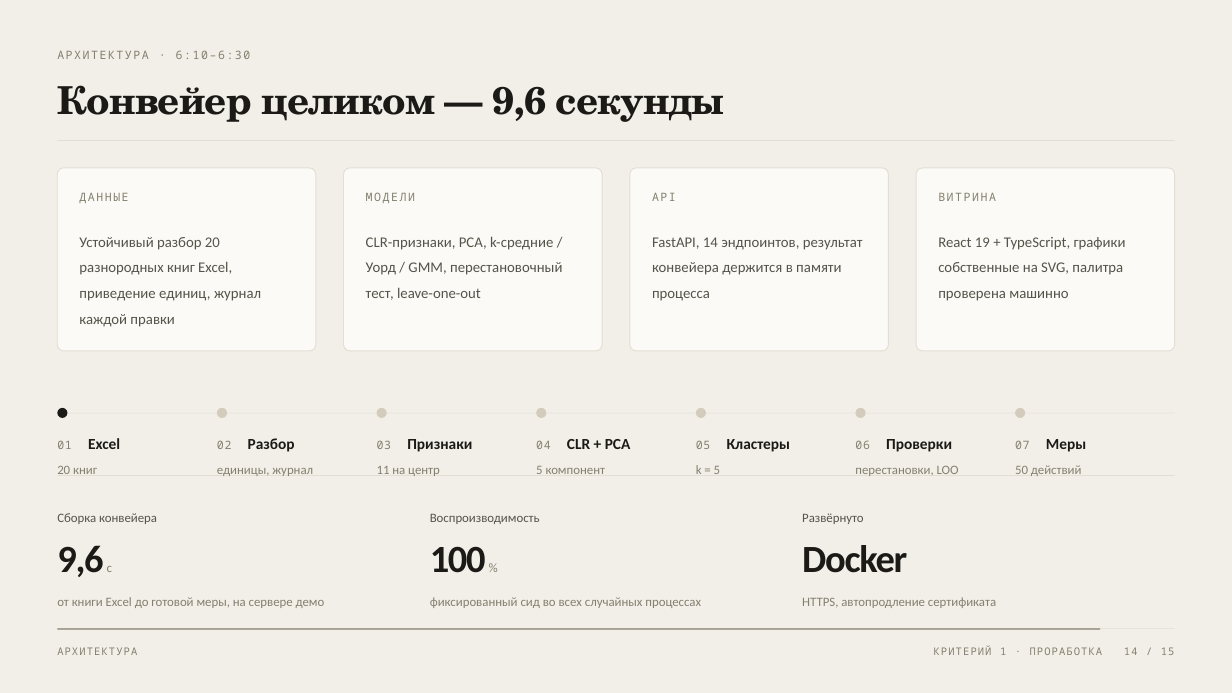
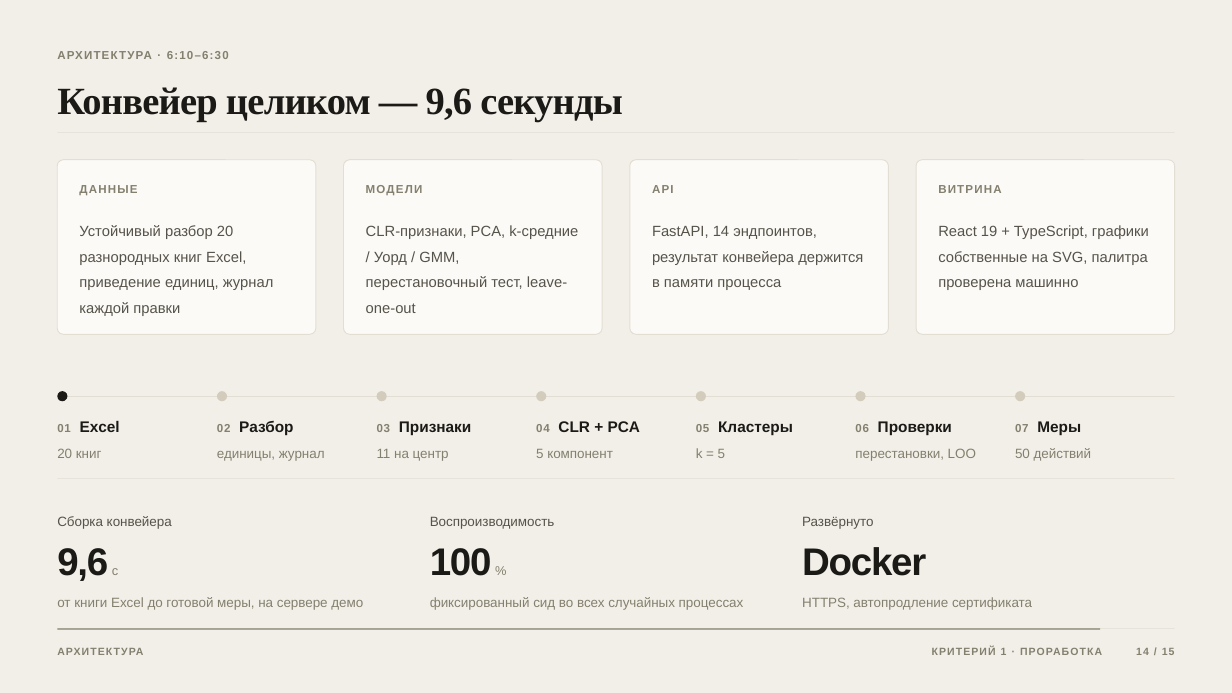
Before and after one commit to justririll/hakaton-kek, a slide deck: slide 14 of presentation/vitdashboard-7min.pptx. Drawn at 1232x693 pixels with LibreOffice and Linux fonts; fonts in the diff are those of the drawing. Boxes give left, top, right and bottom in pixels: in the first picture for what was removed or moved away, otherwise in the second. Text is boxed around its words. In the diff, an @@ line names an element or a change of style, - is before the commit and + after.

```diff
--- a/presentation/vitdashboard-7min.pptx
+++ b/presentation/vitdashboard-7min.pptx
@@ text "Конвейер целиком — 9,6 секунды" at (x1=57, y1=87, x2=623, y2=122): font TeX Gyre Schola to Times New Roman @@
@@ 4 texts, 1 rectangle moved together from (x1=57, y1=140, x2=1175, y2=203) to (x1=57, y1=132, x2=1175, y2=199) @@
@@ rounded rectangle resized from (x1=57, y1=168, x2=316, y2=351) to (x1=57, y1=160, x2=316, y2=335) @@
@@ rounded rectangle resized from (x1=344, y1=168, x2=603, y2=351) to (x1=344, y1=160, x2=603, y2=335) @@
@@ rounded rectangle resized from (x1=630, y1=168, x2=889, y2=351) to (x1=630, y1=160, x2=889, y2=335) @@
@@ rounded rectangle resized from (x1=916, y1=168, x2=1175, y2=351) to (x1=916, y1=160, x2=1175, y2=335) @@
@@ font Noto Sans Mono to Arial, letter spacing 1.2 to 0.9 pt, bold on in 5 elements at (x1=167, y1=51, x2=213, y2=59), (x1=79, y1=182, x2=294, y2=199), (x1=653, y1=182, x2=867, y2=199), (x1=938, y1=182, x2=1153, y2=199), (x1=366, y1=182, x2=580, y2=199) @@
@@ font Calibri to Arial in 7 elements at (x1=57, y1=548, x2=118, y2=581), (x1=430, y1=548, x2=492, y2=576), (x1=802, y1=547, x2=926, y2=576), (x1=366, y1=225, x2=578, y2=313), (x1=652, y1=226, x2=863, y2=290), (x1=938, y1=225, x2=1149, y2=290), (x1=79, y1=225, x2=273, y2=316) @@
@@ text "Устойчивый разбор 20 разнородных книг ..." moved from (x1=79, y1=237, x2=261, y2=327) to (x1=79, y1=225, x2=273, y2=316) @@
@@ text "CLR-признаки, PCA, k-средние / Уорд ..." moved from (x1=366, y1=236, x2=562, y2=300) to (x1=366, y1=225, x2=578, y2=313) @@
@@ text "FastAPI, 14 эндпоинтов, результат конвейера ..." moved from (x1=652, y1=237, x2=863, y2=301) to (x1=652, y1=226, x2=863, y2=290) @@
@@ text "React 19 + TypeScript, графики ..." moved from (x1=938, y1=237, x2=1126, y2=301) to (x1=938, y1=225, x2=1149, y2=290) @@
@@ text "01 Excel" at (x1=57, y1=421, x2=120, y2=432): font Noto Sans Mono to Arial, bold on in "01"; font Calibri to Arial in "Excel" @@
@@ text "02 Разбор" at (x1=217, y1=421, x2=293, y2=436): font Noto Sans Mono to Arial, bold on in "02"; font Calibri to Arial in "Разбор" @@
@@ text "03 Признаки" at (x1=377, y1=421, x2=472, y2=436): font Noto Sans Mono to Arial, bold on in "03"; font Calibri to Arial in "Признаки" @@
@@ text "04 CLR + PCA" at (x1=536, y1=421, x2=640, y2=432): font Noto Sans Mono to Arial, bold on in "04"; font Calibri to Arial in "CLR + PCA" @@
@@ text "05 Кластеры" at (x1=696, y1=421, x2=793, y2=436): font Noto Sans Mono to Arial, bold on in "05"; font Calibri to Arial in "Кластеры" @@
@@ text "06 Проверки" at (x1=855, y1=421, x2=952, y2=436): font Noto Sans Mono to Arial, bold on in "06"; font Calibri to Arial in "Проверки" @@
@@ text "07 Меры" at (x1=1015, y1=421, x2=1081, y2=436): font Noto Sans Mono to Arial, bold on in "07"; font Calibri to Arial in "Меры" @@
@@ 14 texts, 7 ellipses, 1 rectangle moved together from (x1=57, y1=408, x2=1175, y2=476) to (x1=57, y1=391, x2=1175, y2=461) @@
@@ size 10 to 10.5 pt, font Calibri to Arial in 13 elements at (x1=57, y1=597, x2=363, y2=610), (x1=430, y1=597, x2=744, y2=610), (x1=802, y1=597, x2=1032, y2=610), (x1=57, y1=516, x2=172, y2=529), (x1=430, y1=517, x2=555, y2=529), (x1=802, y1=517, x2=873, y2=529), (x1=57, y1=448, x2=102, y2=458), (x1=217, y1=451, x2=325, y2=461), (x1=377, y1=449, x2=449, y2=461), (x1=536, y1=449, x2=613, y2=458), (x1=696, y1=448, x2=725, y2=458), (x1=855, y1=448, x2=976, y2=461), (x1=1015, y1=448, x2=1092, y2=461) @@
@@ rectangle moved from (x1=57, y1=475, x2=1175, y2=476) to (x1=57, y1=479, x2=1175, y2=480) @@
@@ font Noto Sans Mono to Arial, bold on in 3 elements at (x1=57, y1=645, x2=1175, y2=661), (x1=1136, y1=648, x2=1175, y2=655), (x1=1001, y1=648, x2=1007, y2=655) @@
```
Also in this commit, not shown: 14 other slides changed, 7 other files.
